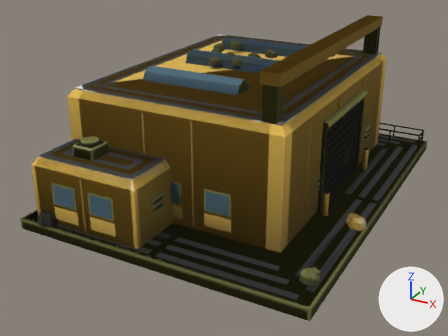
An edit to the glTF model assets/set_v5/meridian_vehicle_factory_damaged.glb, drawn before and after from the same camera.
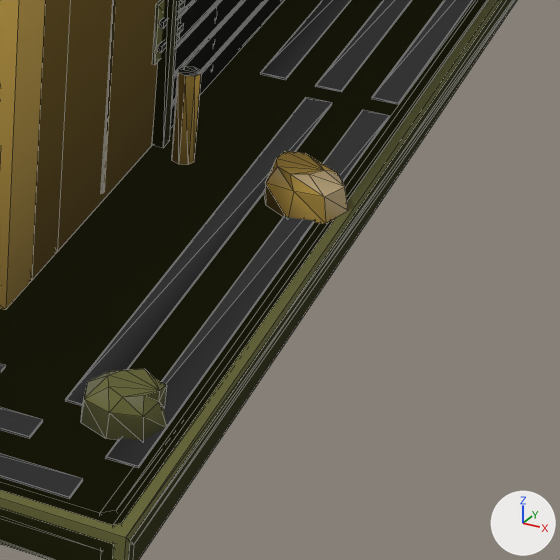
The first picture shows the older version from a 50 mm lens placed at (10.43, -21.36, 11.11), pointed at (-0.57, -1.35, 1.1). The close-ups show the older and then the newer version on the part from 62% to 94% of the width and 52% to 94% of the height of that picture. Only the edits that show in the close-ups are written down. Lighting does not change. The marker at lower right points along +X, +Y and +Z. The close-ups show mesh edges as thin lines. Vertices at exactly the same position are counted once.

Script lines for the objects in view, before the commit:
```python
me_mesh_0 = bpy.data.meshes.new('Mesh_0')
me_mesh_0.from_pydata(...)  # 2006 vertices, 2883 faces; spans x -5.6..5.6, y -7.5..7.5, z 0.0..6.3
# faces by material slot: [415, 1066, 358, 878, 166]
me_mesh_0.materials.append(mat_paint)
me_mesh_0.materials.append(mat_paint2)
me_mesh_0.materials.append(mat_team)
me_mesh_0.materials.append(mat_metal)
me_mesh_0.materials.append(mat_accent)
me_mesh_1 = bpy.data.meshes.new('Mesh_1')
me_mesh_1.from_pydata(...)  # 630 vertices, 961 faces; spans x -5.6..5.6, y -7.6..7.6, z 0.0..6.3
# faces by material slot: [195, 338, 358, 50, 20]
me_mesh_1.materials.append(mat_paint)
me_mesh_1.materials.append(mat_paint2)
me_mesh_1.materials.append(mat_team)
me_mesh_1.materials.append(mat_metal)
me_mesh_1.materials.append(mat_accent)
me_mesh_2 = bpy.data.meshes.new('Mesh_2')
me_mesh_2.from_pydata(...)  # 188 vertices, 187 faces; spans x -5.6..5.6, y -7.5..7.5, z 0.0..6.3
# faces by material slot: [63, 38, 78, 8]
me_mesh_2.materials.append(mat_paint)
me_mesh_2.materials.append(mat_paint2)
me_mesh_2.materials.append(mat_team)
me_mesh_2.materials.append(mat_accent)
ob_body = bpy.data.objects.new('body', me_mesh_0)
ob_body.parent = ob_meridian_vehicle_factory_damaged_lod0
ob_body.location = (0.0, 0.0, 0.0)
ob_body_001 = bpy.data.objects.new('body.001', me_mesh_1)
ob_body_001.parent = ob_meridian_vehicle_factory_damaged_lod1
ob_body_001.location = (0.0, 0.0, 0.0)
ob_body_002 = bpy.data.objects.new('body.002', me_mesh_2)
ob_body_002.parent = ob_meridian_vehicle_factory_damaged_lod2
ob_body_002.location = (0.0, 0.0, 0.0)
```
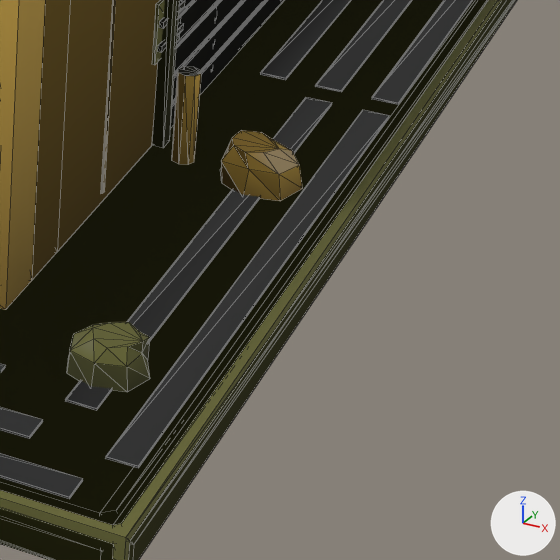
Boxes (x1, y1, x2, y2) around the edits, measured in the close-ups (560 x 560 px; the box of a moved part takes in the faces that stretch with it):
part 1 of me_mesh_1, moved or reshaped: before (264, 151, 348, 224); after (220, 130, 303, 201)
part 2 of me_mesh_1, moved or reshaped: before (81, 369, 167, 440); after (67, 322, 150, 392)
part 3 of me_mesh_1, recoloured: before (81, 151, 348, 440); after (67, 130, 303, 392)

The change, as a diff of the scene's bpy script:
```diff
--- a/assets/set_v5/meridian_vehicle_factory_damaged.glb.py
+++ b/assets/set_v5/meridian_vehicle_factory_damaged.glb.py
@@ me_mesh_1 @@
 # used by ob_body_001; parent = ob_meridian_vehicle_factory_damaged_lod1; location = (0.0, 0.0, 0.0)
-me_mesh_1.from_pydata(...)  # 630 vertices, 961 faces; spans x -5.6..5.6, y -7.6..7.6, z 0.0..6.3
+me_mesh_1.from_pydata(...)  # 630 vertices, 961 faces; spans x -5.6..5.6, y -7.5..7.5, z 0.0..6.3
+# me_mesh_1 part 1: the loose piece of 24 vertices spanning x 4.8..5.6, y -2.5..-1.7, z 0.4..0.7 is moved by (-0.5, 0.2, 0.0)
+# me_mesh_1 part 2: the loose piece of 24 vertices spanning x 4.7..5.4, y -6.4..-5.7, z 0.4..0.7 is moved by (-0.4, 0.6, 0.0)
+# me_mesh_1 part 3: 172 faces centred in x -5.5..5.5, y -7.5..7.5, z 0.3..1.8 are repainted in the vertex colours; the middle colour goes from yellow #b49e4b to yellow #9b8d47
+# other edits to the shape of me_mesh_1 do not show in these pictures
 me_mesh_1.materials.append(mat_paint)
```
